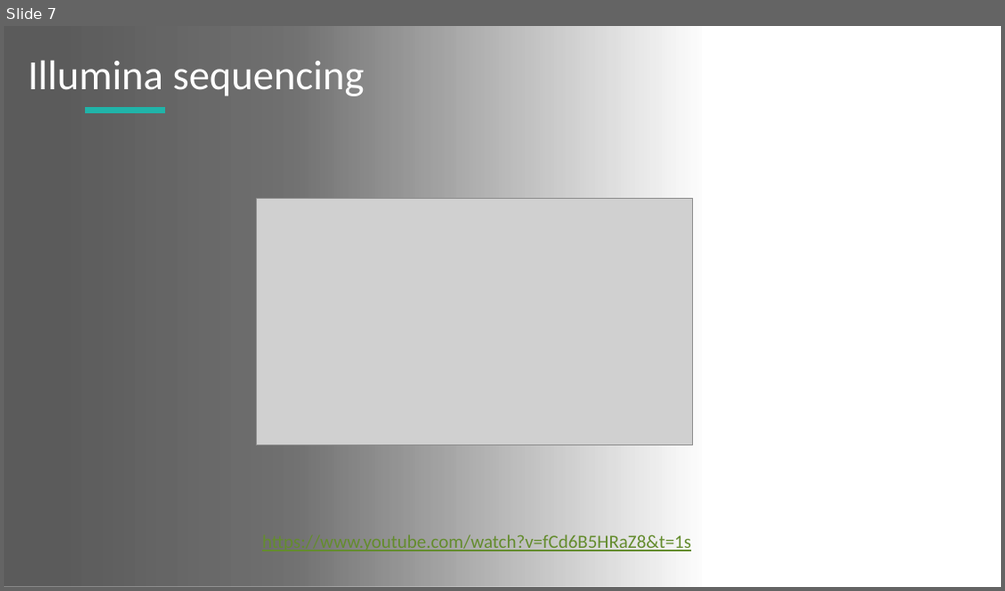
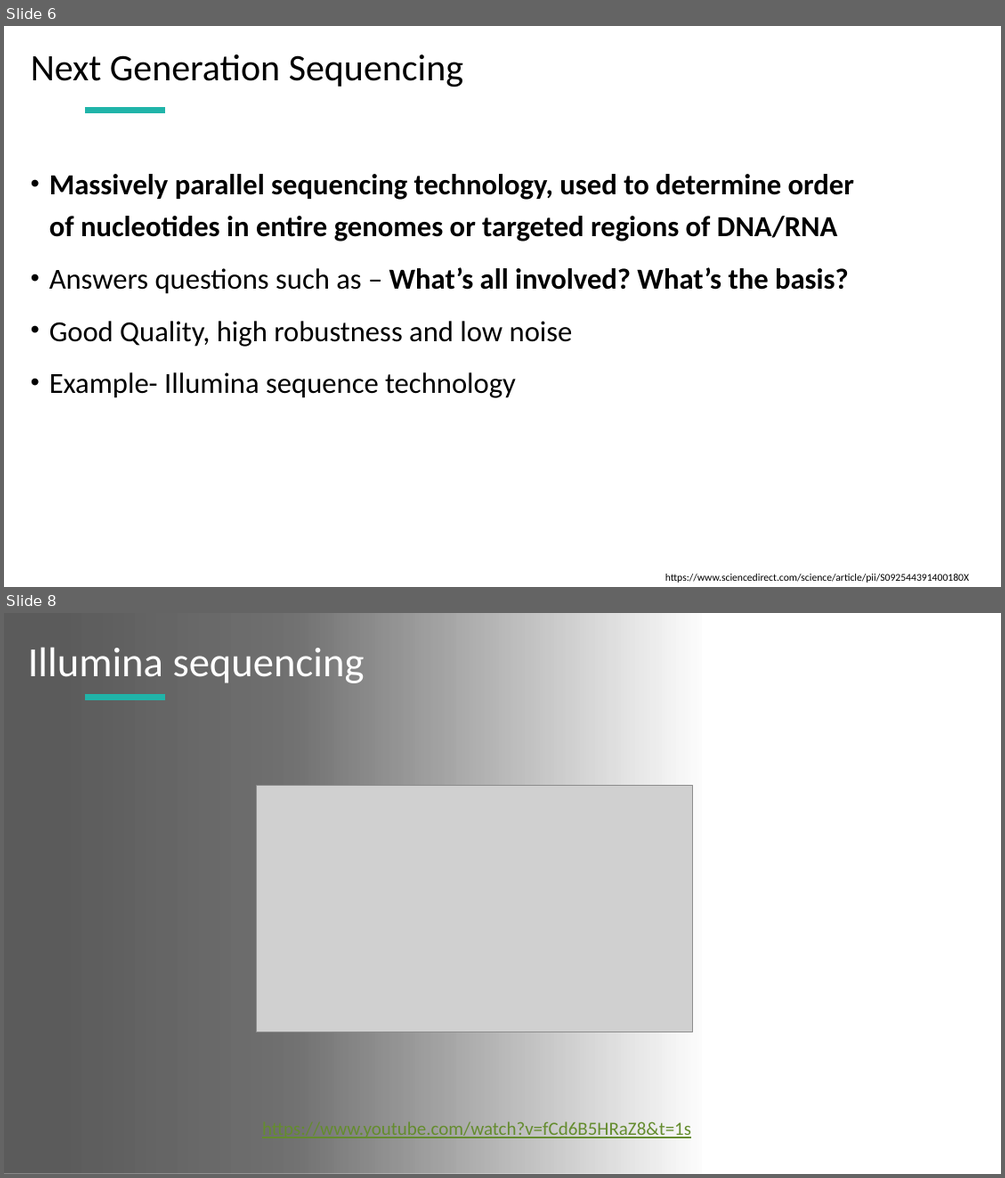
Before and after one commit to CheshtaaChitkara/AB327-827, a slide deck: Lecture/BIOINFORMATICS AND DADA 2.pptx. Shown one above the other, each under a label of ours: slide 7 before the commit, slides 6 and 8 after it; the slides between them are not shown. The pictures are 1005x591 and 1005x1178 pixels, drawn with LibreOffice and Linux fonts; fonts in the diff are those of the drawing; grey boxes stand for pictures; background and template pictures are left out. Boxes give left, top, right and bottom in pixels: in the first picture for what was removed or moved away, otherwise in the second. Text is boxed around its words. In the diff, an @@ line names an element or a change of style, - is before the commit and + after.

```diff
--- a/Lecture/BIOINFORMATICS AND DADA 2.pptx
+++ b/Lecture/BIOINFORMATICS AND DADA 2.pptx
@@ slide 6 added at (x1=4, y1=26, x2=1001, y2=587), background #FFFFFF @@
@@ title added at (x1=31, y1=54, x2=463, y2=87), 36 pt, text #000000 @@
+Next Generation Sequencing
@@ line added from (85, 111) to (165, 111), #20B4A9 6 pt @@
@@ text added at (x1=49, y1=174, x2=854, y2=398), 28 pt, text #000000, bold @@
+• Massively parallel sequencing technology, used to determine order of nucleotides in entire genomes or targeted regions of DNA/RNA
+• Answers questions such as – What’s all involved? What’s the basis?
+• Good Quality, high robustness and low noise
+• Example- Illumina sequence technology
@@ text added at (x1=665, y1=573, x2=969, y2=582), 10 pt, text #000000 @@
+https://www.sciencedirect.com/science/article/pii/S092544391400180X
@@ what was slide 7 is now slide 8 @@
```
Also in this commit, not shown: 9 slides changed, 4 other slides added, 2 slides removed.
